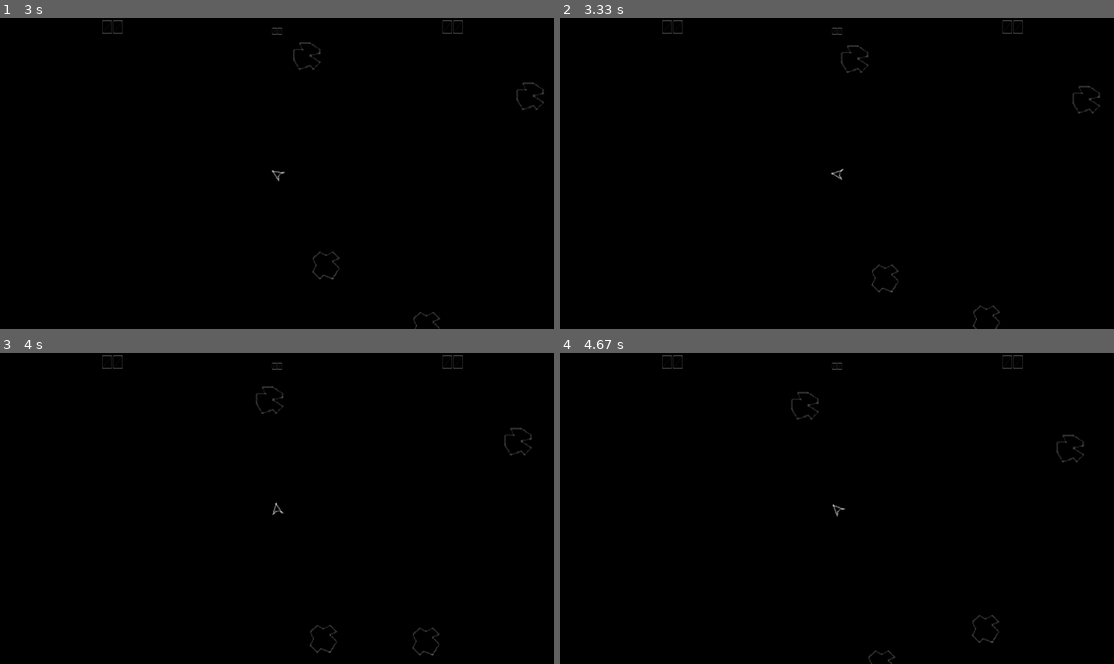
Above: before the commit, frames 1-4 (two rows, left to right).
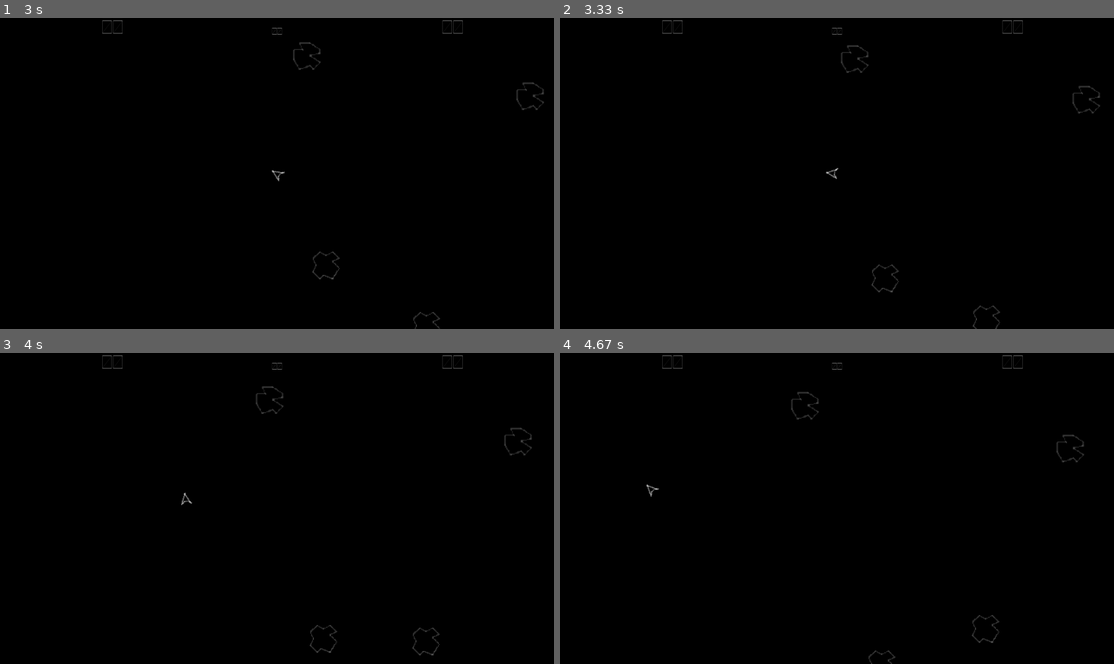
Above: after the commit, the same moments.

Repository: LUDUSLab/stem-games
Game: pygame game, started from AsteroidsEquipe2/main.py
The game is run twice, just before and just after one commit, with the same random seed, the same clock (stepped at 60 frames per second) and the same inputs.
Inputs:
- Up to frame 1 (3 s): tap Enter at 0.33 s; hold Right 1.67-2.13 s; hold Left 2.17-2.7 s; hold Left from 2.73 s (still down)
- Up to frame 2 (3.33 s): release Left at 3.13 s; hold Up from 3.17 s (still down)
- Up to frame 3 (4 s): release Up at 3.53 s; hold Right from 3.57 s (still down)
- Up to frame 4 (4.67 s): release Right at 4.2 s; hold Left from 4.23 s (still down)

Frame 1 is identical in both runs. In frame 2, less than 0.1% of the frame differs, in the area x 48-52%, y 48-53%; in frame 3, less than 0.1%, in the area x 32-52%, y 44-53%; in frame 4, less than 0.1%.

Commit message:
ship now moving, but without deceleration

Diff:
--- a/AsteroidsEquipe2/ship.py
+++ b/AsteroidsEquipe2/ship.py
@@ -34,13 +34,8 @@
                 key_pressed[pygame.K_w]:
             self.accelerate()
 
-    #def move(self):
-        # self.velx = self.velx + self.acceleration
-        # self.vely = self.vely + self.acceleration
-        # print(self.velx, self.vely)
-        # self.img_rect.center = (self.img_rect.center[0] + self.velx, self.img_rect.center[1] + self.vely)
-
     def display(self):
+        self.move()
         angle = self.direction.angle_to(self.UP)
         rotated_surface = pygame.transform.rotozoom(self.sprite, angle, 1.0)
         rotated_surface_size = pygame.Vector2(rotated_surface.get_size())
